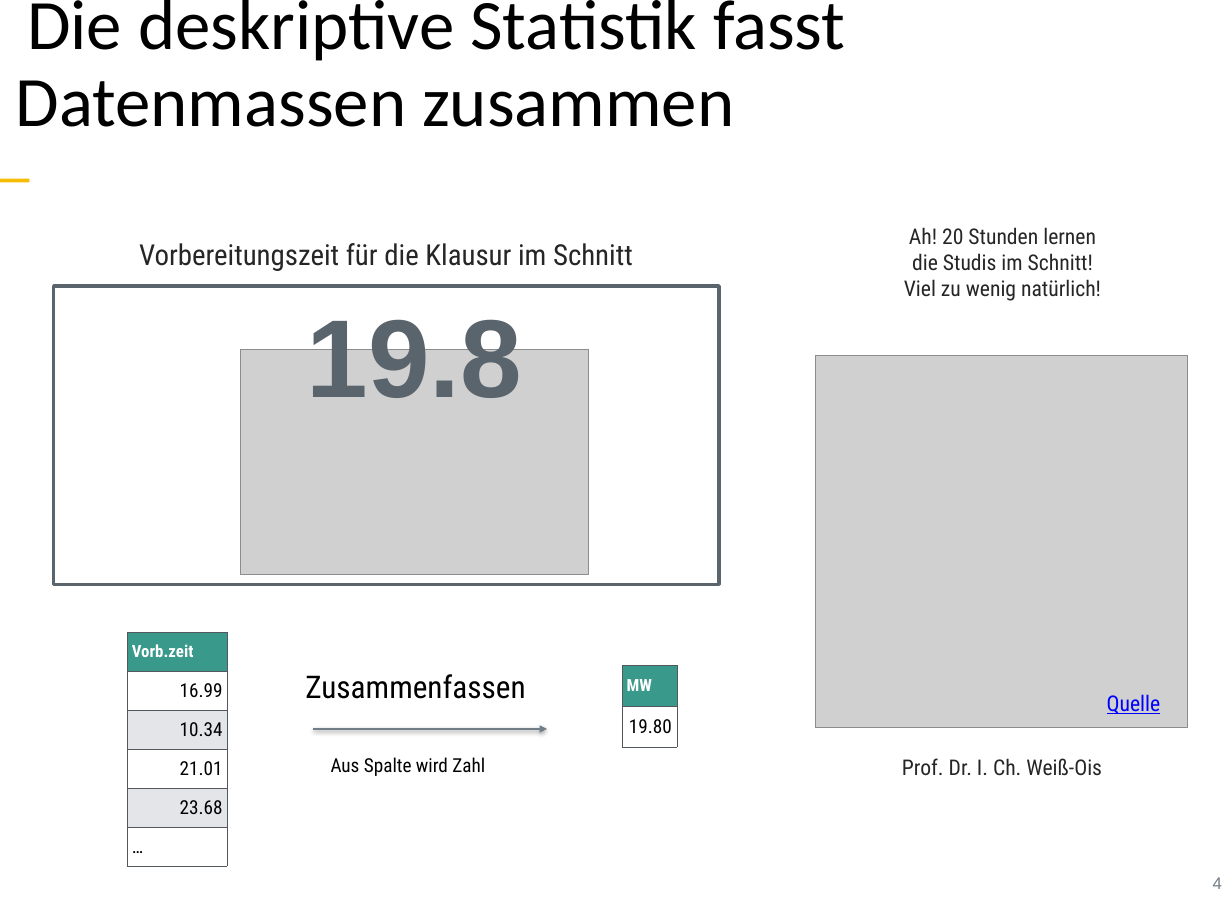
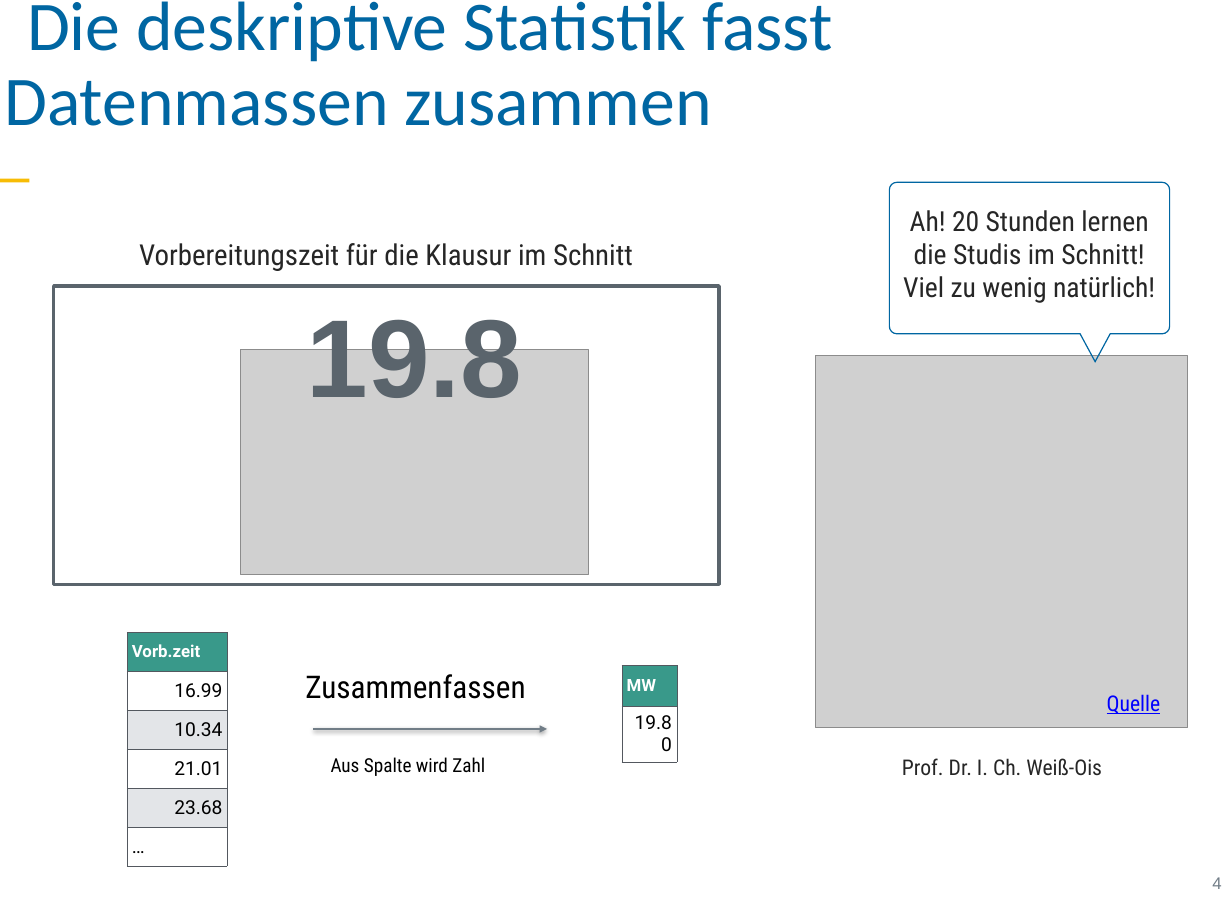
Before and after one commit to sebastiansauer/vorhersagemodellierung, a slide deck: slide 4 of Skript-Folien/QM1-Thema04.pptx. Drawn at 1232x924 pixels with LibreOffice and Linux fonts; fonts in the diff are those of the drawing; grey boxes stand for pictures. Boxes give left, top, right and bottom in pixels: in the first picture for what was removed or moved away, otherwise in the second. Text is boxed around its words. In the diff, an @@ line names an element or a change of style, - is before the commit and + after.

```diff
--- a/Skript-Folien/QM1-Thema04.pptx
+++ b/Skript-Folien/QM1-Thema04.pptx
@@ text "Die deskriptive Statistik fasst Datenmassen ..." at (4,1,832,126): size 58.9 to 58 pt; indent changed @@
@@ freeform shape added at (890,182,1170,361), outline #0066A2 1 pt @@
@@ freeform shape removed at (891,191,1115,333) @@
-Ah! 20 Stunden lernen die Studis im Schnitt! Viel zu wenig natürlich!
@@ text added at (903,210,1155,303), 23 pt, text #262626 @@
+Ah! 20 Stunden lernen die Studis im Schnitt! Viel zu wenig natürlich!
@@ table at (127,632,228,866) @@
@@ font Roboto Condensed to Roboto @@
@@ table at (622,665,678,748) @@
@@ font Roboto Condensed to Roboto @@
```
Also in this commit, not shown: 36 other slides changed, 1 slide added, 1 slide removed, 2 other files.
